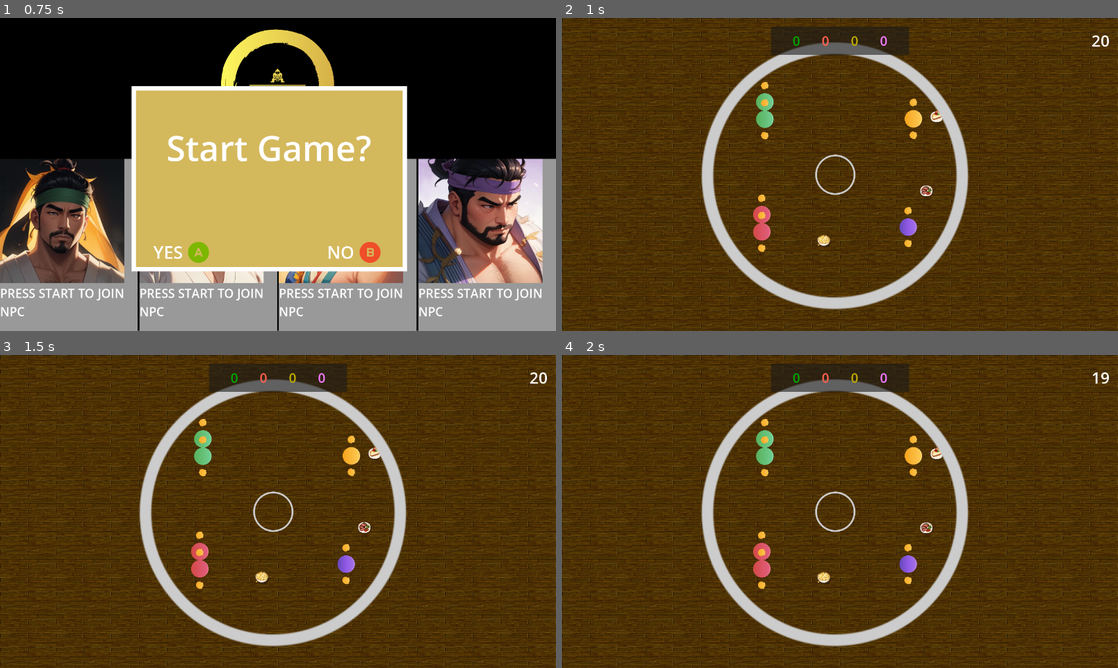
Above: before the commit, frames 1-4 (two rows, left to right).
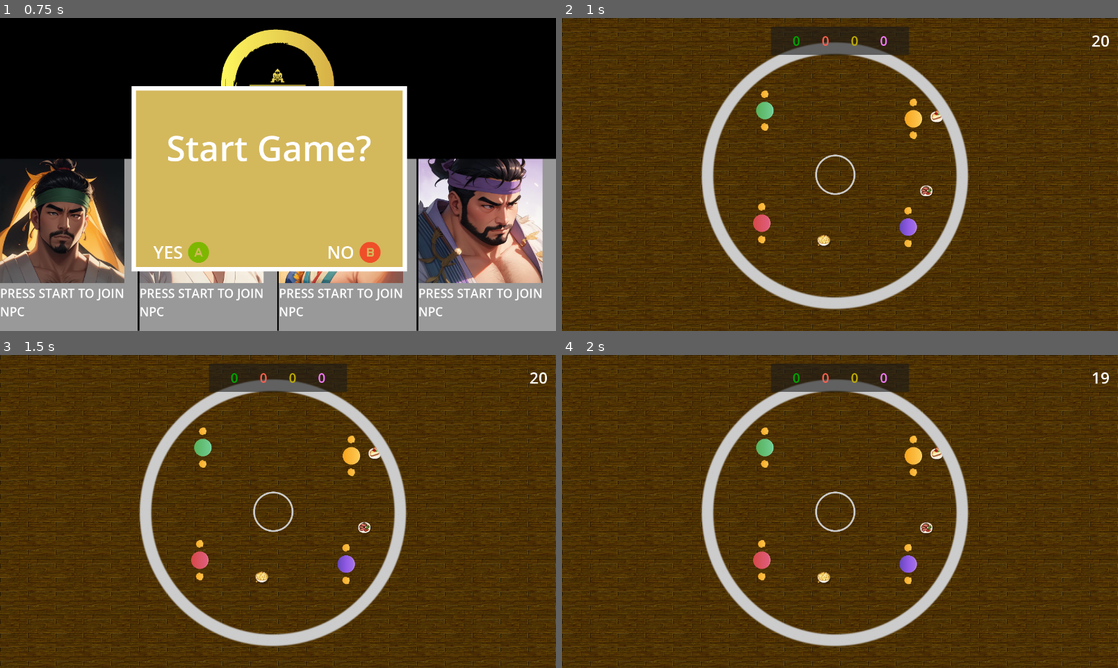
Above: after the commit, the same moments.

Repository: louiidev/ggj24_sumo
Game: Godot game, scene res://Scenes/Lobby.tscn
Same seed, same stepped clock (60 frames per second), same inputs: the game is played once before the commit and once after it.
Inputs:
- Up to frame 1 (0.75 s): tap Enter (ui_accept) at 0.5 s
- Up to frame 2 (1 s): tap Enter (ui_accept) at 0.77 s
- Up to frame 3 (1.5 s): no input
- Up to frame 4 (2 s): tap Enter (ui_accept) at 1.52 s

Frame 1 is identical in both runs. In frame 2, 0.6% of the frame differs, in the area x 34-39%, y 20-75%; in frame 3, 0.6%; in frame 4, 0.6%.

Commit message:
updated bounds to rects - thanks ron

Diff:
--- a/Scenes/Player.tscn
+++ b/Scenes/Player.tscn
@@ -1,13 +1,17 @@
-[gd_scene load_steps=5 format=3 uid="uid://dm0ygsrgxenrw"]
+[gd_scene load_steps=6 format=3 uid="uid://dm0ygsrgxenrw"]
 
 [ext_resource type="Script" path="res://Scenes/Player.gd" id="1_ut18v"]
 [ext_resource type="Texture2D" uid="uid://bjl5gevyspfrc" path="res://Assets/yellow_body_circle.png" id="1_y6q1p"]
 [ext_resource type="Texture2D" uid="uid://iap31w80ittw" path="res://Assets/hand_yellow_closed.png" id="2_sokx8"]
 
+[sub_resource type="PhysicsMaterial" id="PhysicsMaterial_s8ges"]
+bounce = 1.0
+
 [sub_resource type="CircleShape2D" id="CircleShape2D_kk4rx"]
 
 [node name="Player" type="RigidBody2D"]
 mass = 2.0
+physics_material_override = SubResource("PhysicsMaterial_s8ges")
 linear_damp = 1.3
 script = ExtResource("1_ut18v")
 
--- a/Scenes/main.gd
+++ b/Scenes/main.gd
@@ -16,9 +16,10 @@
 	for num in powerupsAtStart:
 		addPowerup()
 
-	# FOR TESTING (REMOVE ONCE DONE)
-	add_player({ 'device_id': 0, 'is_real_player': true })
-	add_player({ 'device_id': 1, 'is_real_player': false })
+	#if players.size() == 0:
+		# FOR TESTING (REMOVE ONCE DONE)
+		#add_player({ 'device_id': 0, 'is_real_player': true })
+		#add_player({ 'device_id': 1, 'is_real_player': false })
 
 func addPowerup():
 	var r = boundsRadius * sqrt(randf())
--- a/Scenes/main.tscn
+++ b/Scenes/main.tscn
@@ -18,11 +18,17 @@
 [sub_resource type="CircleShape2D" id="CircleShape2D_du6i0"]
 radius = 240.0
 
-[sub_resource type="SegmentShape2D" id="SegmentShape2D_02vi5"]
-b = Vector2(2.08165e-12, 722)
+[sub_resource type="RectangleShape2D" id="RectangleShape2D_uel2o"]
+size = Vector2(309, 742)
 
-[sub_resource type="SegmentShape2D" id="SegmentShape2D_hblfi"]
-b = Vector2(1280, 2.08165e-12)
+[sub_resource type="RectangleShape2D" id="RectangleShape2D_u7lqn"]
+size = Vector2(387, 738)
+
+[sub_resource type="RectangleShape2D" id="RectangleShape2D_8bfsj"]
+size = Vector2(1294, 378)
+
+[sub_resource type="RectangleShape2D" id="RectangleShape2D_bkw86"]
+size = Vector2(1283, 247)
 
 [node name="main" type="Node2D"]
 script = ExtResource("1_appyy")
@@ -73,23 +79,25 @@
 [node name="WestBorder" type="StaticBody2D" parent="Borders"]
 
 [node name="CollisionShape2D" type="CollisionShape2D" parent="Borders/WestBorder"]
-shape = SubResource("SegmentShape2D_02vi5")
+position = Vector2(-144.5, 361)
+shape = SubResource("RectangleShape2D_uel2o")
 
 [node name="EastBorder" type="StaticBody2D" parent="Borders"]
 
 [node name="CollisionShape2D" type="CollisionShape2D" parent="Borders/EastBorder"]
-position = Vector2(1280, -1)
-shape = SubResource("SegmentShape2D_02vi5")
+position = Vector2(1463.5, 358)
+shape = SubResource("RectangleShape2D_u7lqn")
 
 [node name="NorthBorder" type="StaticBody2D" parent="Borders"]
 
 [node name="CollisionShape2D" type="CollisionShape2D" parent="Borders/NorthBorder"]
-shape = SubResource("SegmentShape2D_hblfi")
+position = Vector2(637, -179)
+shape = SubResource("RectangleShape2D_8bfsj")
 
 [node name="SouthBorder" type="StaticBody2D" parent="Borders"]
 
 [node name="CollisionShape2D" type="CollisionShape2D" parent="Borders/SouthBorder"]
-position = Vector2(0, 722)
-shape = SubResource("SegmentShape2D_hblfi")
+position = Vector2(631.5, 835.5)
+shape = SubResource("RectangleShape2D_bkw86")
 
 [connection signal="timeout" from="SecondPassed" to="." method="_on_second_passed_timeout"]
Not shown: 1 places in Scenes/main.tscn that only renumber resources
